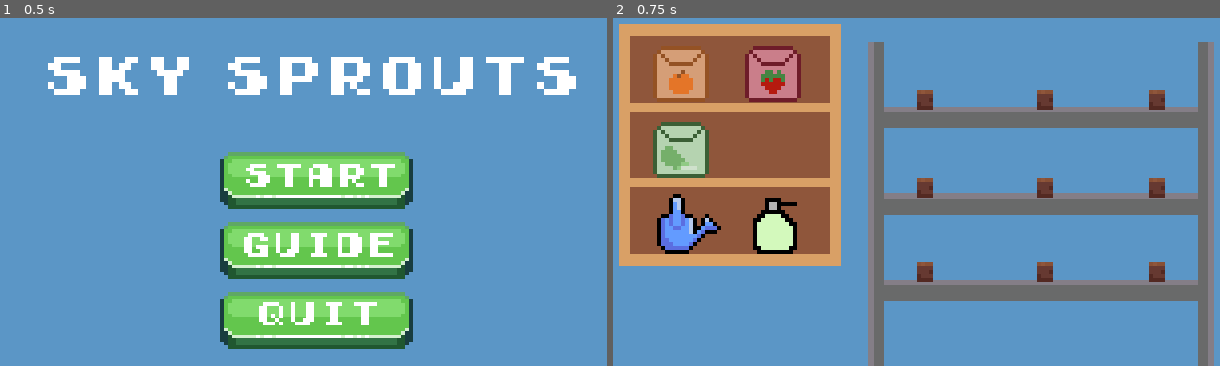
Above: before the commit, frames 1-2 (left to right).
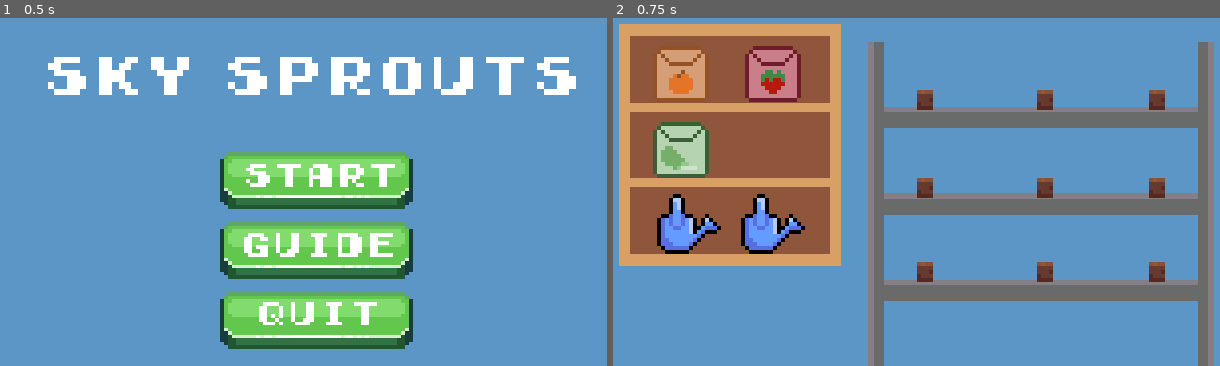
Above: after the commit, the same moments.

Repository: lenseling/HackNC-2023
Game: Godot game, scene res://scenes/menu.tscn
Same seed, same stepped clock (60 frames per second), same inputs: the game is played once before the commit and once after it.
Inputs:
- Up to frame 1 (0.5 s): no input
- Up to frame 2 (0.75 s): click "Start" at 0.5 s

Frame 1 is identical in both runs. In frame 2, 1.2% of the frame differs, in the area x 21-32%, y 50-68%.

Commit message:
Watering can can

Diff:
--- a/scenes/menu.tscn
+++ b/scenes/menu.tscn
@@ -3,7 +3,7 @@
 [ext_resource type="Script" path="res://scripts/menu.gd" id="1_favvy"]
 [ext_resource type="Texture2D" uid="uid://2qvoqbfg1igj" path="res://assets/[4] Green/[1] Normal.png" id="1_q1q32"]
 [ext_resource type="FontFile" uid="uid://eou77t2to7h" path="res://assets/Early GameBoy.ttf" id="2_nftwj"]
-[ext_resource type="AudioStream" uid="uid://d3jbrmvnuqjw1" path="res://assets/plantslikemusic.mp3" id="4_721mc"]
+[ext_resource type="AudioStream" path="res://scenes/plantslikemusic.mp3" id="4_721mc"]
 
 [node name="menu" type="Control"]
 layout_mode = 3
--- /dev/null
+++ b/scenes/wateringCan.gd
@@ -0,0 +1,51 @@
+extends StaticBody2D
+
+var selected = false
+var originalPosition
+
+func _ready():
+	originalPosition = position  # Store the original position
+
+func _input(event):
+	if event is InputEventMouseButton:
+		if event.button_index == MOUSE_BUTTON_LEFT:
+			if event.pressed:
+				if Global.waterSelected == 1:
+					# When the left mouse button is pressed, enable following the mouse.
+					selected = true
+					follow_mouse()
+			else:
+				# When the left mouse button is released, stop following the mouse.
+				selected = false
+				Global.waterSelected = 0
+				return_to_original_position()
+
+func follow_mouse():
+	if selected:
+		var mouse_position = get_global_mouse_position()
+		position = mouse_position
+
+func return_to_original_position():
+	position = originalPosition
+
+func _physics_process(delta):
+	follow_mouse()
+
+
+func _on_area_2d_mouse_entered():
+	Global.waterSelected = 1
+
+
+func _on_input_event(viewport, event, shape_idx):
+	if event is InputEventMouseButton:
+		if event.button_index == MOUSE_BUTTON_LEFT:
+			var mouse_pos = get_global_mouse_position()
+			if event.pressed & Global.waterSelected == 1:
+				# When the left mouse button is pressed, enable following the mouse.
+				selected = true
+				follow_mouse()
+			else:
+				# When the left mouse button is released, stop following the mouse.
+				selected = false
+				Global.waterSelected = 0
+				return_to_original_position()
--- a/scenes/wateringCan.tscn
+++ b/scenes/wateringCan.tscn
@@ -1,6 +1,21 @@
-[gd_scene load_steps=2 format=3 uid="uid://qkbkmj8ny1nd"]
+[gd_scene load_steps=4 format=3 uid="uid://qkbkmj8ny1nd"]
 
+[ext_resource type="Script" path="res://scenes/wateringCan.gd" id="1_8h2ew"]
 [ext_resource type="Texture2D" uid="uid://i2faffbsaegm" path="res://assets/tools/watering-can.png" id="1_qjnad"]
 
-[node name="Sprite2D" type="Sprite2D"]
+[sub_resource type="CircleShape2D" id="CircleShape2D_0nqss"]
+radius = 6.0
+
+[node name="Sprite2D" type="StaticBody2D"]
+script = ExtResource("1_8h2ew")
+
+[node name="Sprite2D" type="Sprite2D" parent="."]
 texture = ExtResource("1_qjnad")
+
+[node name="Area2D" type="Area2D" parent="."]
+
+[node name="CollisionShape2D" type="CollisionShape2D" parent="Area2D"]
+position = Vector2(-3, 2)
+shape = SubResource("CircleShape2D_0nqss")
+
+[connection signal="mouse_entered" from="Area2D" to="." method="_on_area_2d_mouse_entered"]
--- a/scripts/global.gd
+++ b/scripts/global.gd
@@ -2,6 +2,7 @@
 
 
 var plantSelected = 0
+var waterSelected = 0
 var num_pumpkin = 0
 var num_strawberry = 0
 var num_lettuce = 0
